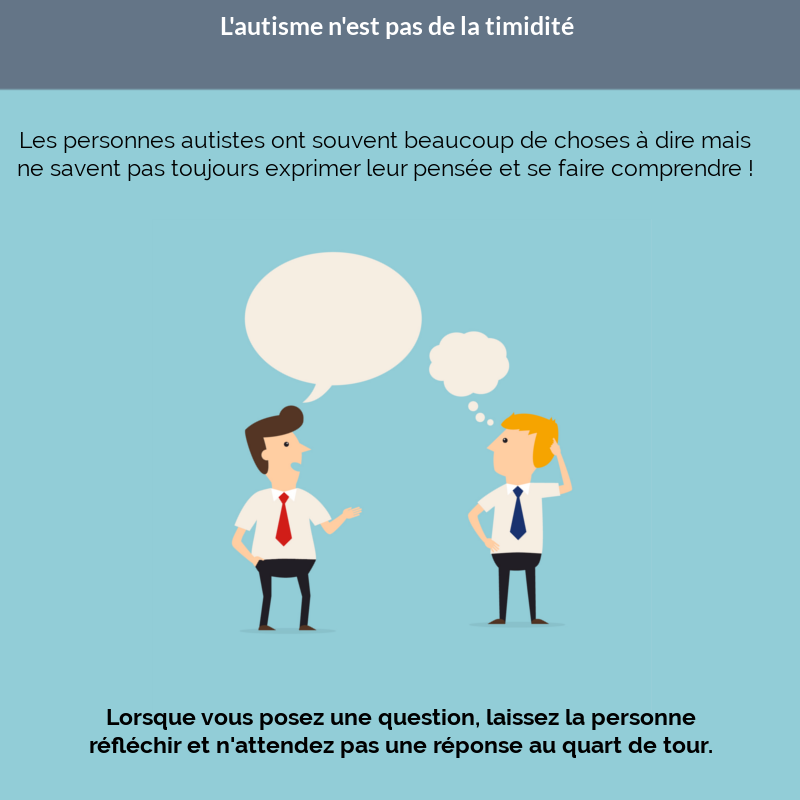
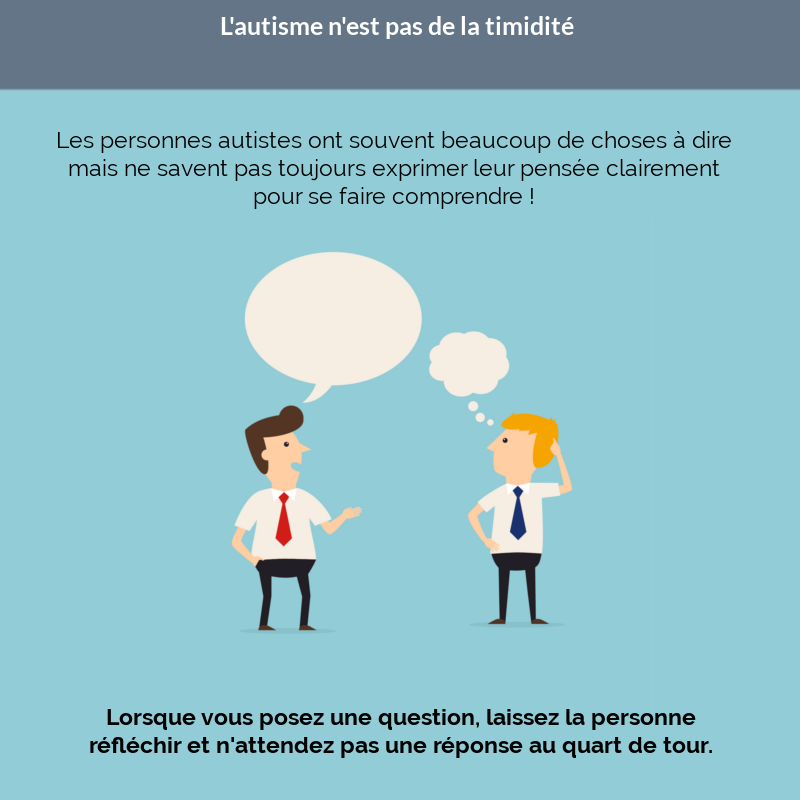
The second 800px x 800px image is a revision of the first. Changes to its layers:
painted on "Les personnes autistes ont sou..." over [18, 131, 752, 209]
